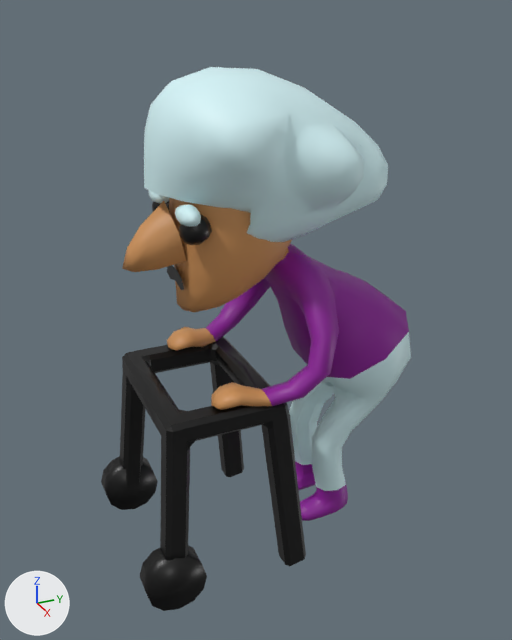
The FBX model Assets/Art/Character Granny.fbx as it was, and as the next commit left it.
One viewpoint serves both versions: a 50 mm lens placed at (1.817, -1.002, 1.664), pointed at (0.004, -0.186, 0.757). Lighting does not change. The marker at lower left points along +X, +Y and +Z. Where no turn or scale is listed for an object, it has been applied to the vertices.

Names of what the first picture shows: 'Body.001', 'Cube.013', 'Hair', 'Sphere.003', 'Sphere.005', 'Walker'.
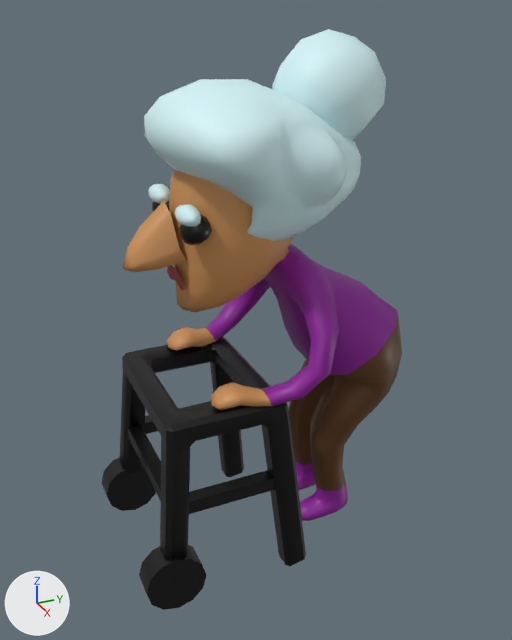
Changed parts and their boxes (x1, y1, x2, y2) in the pictures (512 x 640 px; the box of a moved part takes in the faces that stretch with it):
'Hair', reshaped (11% narrower, 7% shorter)
    before: (144, 67, 388, 242)
    after: (144, 79, 361, 241)
'Walker', reshaped
    before: (101, 337, 306, 611)
    after: (101, 337, 306, 610)
'Body.001', reshaped
    before: (167, 244, 411, 521)
    after: (167, 244, 402, 521)
'Sphere.006', added
    after: (272, 29, 386, 140)
part 1 of me_cube_022, moved or reshaped
    before: (265, 252, 409, 385)
    after: (265, 252, 398, 375)
part 2 of me_cube_022, recoloured (white to brown)
    before: (289, 332, 411, 491)
    after: (288, 312, 402, 491)
part 4 of me_cube_024, moved or reshaped
    before: (140, 545, 207, 611)
    after: (139, 545, 206, 610)
part 5 of me_cube_024, added (black)
    after: (189, 470, 275, 514)
part 6 of me_cube_024, moved or reshaped
    before: (101, 456, 158, 510)
    after: (101, 457, 156, 511)
part 7 of me_cube_024, added
    after: (144, 401, 212, 434)
part 8 of me_cube_024, moved or reshaped
    both: (120, 377, 190, 560)

Patch to the scene script:
```diff
--- a/Assets/Art/Character Granny.fbx.py
+++ b/Assets/Art/Character Granny.fbx.py
@@ mat_pants @@
+mat_pants = principled_material('Pants')
+mat_pants.base_color = (0.111, 0.0416, 0.00802)  # brown #5e3916
@@ me_cube_022 @@
-me_cube_022.from_pydata(...)  # 495 vertices, 480 faces; spans x -0.318..0.318, y -0.557..0.171, z -0.834..0.179
+me_cube_022.from_pydata(...)  # 491 vertices, 480 faces; spans x -0.318..0.318, y -0.557..0.196, z -0.834..0.179
+# me_cube_022 part 1
+# 10 vertices are removed from x -0.006..0.006, y -0.204..0.154, z -0.268..0.012
+# 16 faces are deleted
+# 6 vertices in x -0.128..0.128, y -0.102..-0.045, z -0.639..-0.632 move by (0.0, 0.001, 0.001)
+# 4 vertices in x -0.083..0.083, y -0.266..-0.158, z -0.625..0.021 move by (0.0, -0.001, 0.001)
+# 3 vertices in x 0.105..0.135, y -0.168..-0.146, z -0.002..0.098 move by (-0.001, -0.001, 0.0)
+# 3 vertices in x -0.066..0.066, y -0.266..-0.223, z -0.063..0.017 move by (0.0, -0.002, 0.006)
+# 3 vertices in x -0.135..-0.105, y -0.168..-0.146, z -0.002..0.098 move by (0.001, -0.001, 0.0)
+# 129 vertices move from x -0.222..0.222, y -0.206..0.171, z -0.637..0.102 to x -0.198..0.198, y -0.207..0.177, z -0.636..0.105
+# 6 vertices are added at (0.0, -0.228, -0.058), (0.0, -0.083, 0.049), (0.0, 0.196, -0.15), (0.0, -0.113, -0.298), (0.0, 0.045, -0.016), (0.0, -0.189, -0.171)
+# 12 new faces join them, mat_cloth_b (purple #8f199b)
+# 4 new faces join them, mat_pants (brown #5d3916)
+# me_cube_022 part 2: 108 faces spanning x -0.198..0.198, y -0.165..0.177, z -0.716..-0.098 switch from mat_hair (white #d7f6fa) to mat_pants (brown #5d3916)
 me_cube_022.materials.append(mat_skin)
@@ me_cube_023 @@
-me_cube_023.from_pydata(...)  # 249 vertices, 240 faces; spans x -0.314..0.314, y -0.255..0.411, z -0.124..0.349
+me_cube_023.from_pydata(...)  # 249 vertices, 240 faces; spans x -0.275..0.275, y -0.24..0.346, z -0.116..0.32
+# me_cube_023 part 3: 249 of 249 vertices moved; they spanned x -0.314..0.314, y -0.255..0.411, z -0.124..0.349 and now span x -0.275..0.275, y -0.24..0.346, z -0.116..0.32; mean shift (0.0, -0.017, 0.002); largest move (0.054, -0.237, 0.047) -> (0.054, -0.152, 0.092)
 me_cube_023.materials.append(mat_hair)
@@ me_cube_024 @@
-me_cube_024.from_pydata(...)  # 264 vertices, 254 faces; spans x -0.289..0.289, y -0.203..0.323, z -0.01..0.599
+me_cube_024.from_pydata(...)  # 284 vertices, 259 faces; spans x -0.288..0.288, y -0.203..0.323, z -0.01..0.599
+# me_cube_024 part 4: the loose piece of 24 vertices spanning x 0.208..0.289, y -0.203..-0.02, z -0.01..0.174 is moved by (-0.005, 0.0, 0.0)
+# me_cube_024 part 5: a new loose piece, a box spanning x 0.204..0.248, y -0.062..0.254, z 0.293..0.337, in mat_black (black #000000)
+# me_cube_024 part 6: the loose piece of 24 vertices spanning x -0.289..-0.208, y -0.203..-0.02, z -0.01..0.174 is moved by (0.005, 0.0, 0.0)
+# me_cube_024 part 7: a new loose piece, a box spanning x -0.248..-0.204, y -0.062..0.254, z 0.293..0.337, in mat_black (black #000000)
+# me_cube_024 part 8: 24 vertices moved from x -0.288..0.288, y -0.149..-0.08, z 0.002..0.021 to x -0.281..0.281, y -0.142..-0.073, z 0.092..0.111; 4 vertices removed from x 0.0, y -0.09..-0.049, z 0.54..0.585; 12 vertices added at x -0.206..0.206, y -0.114..-0.07, z 0.303..0.346
 me_cube_024.materials.append(mat_black)
@@ ob_sphere_006 @@
+ob_sphere_006 = bpy.data.objects.new('Sphere.006', me_sphere_007_1)  # 32 vertices, 36 faces; spans x -0.145..0.145, y -0.167..0.167, z -0.167..0.167; in mat_hair (white #d7f6fa)
+ob_sphere_006.location = (0.0, 0.034, 1.414)
```
